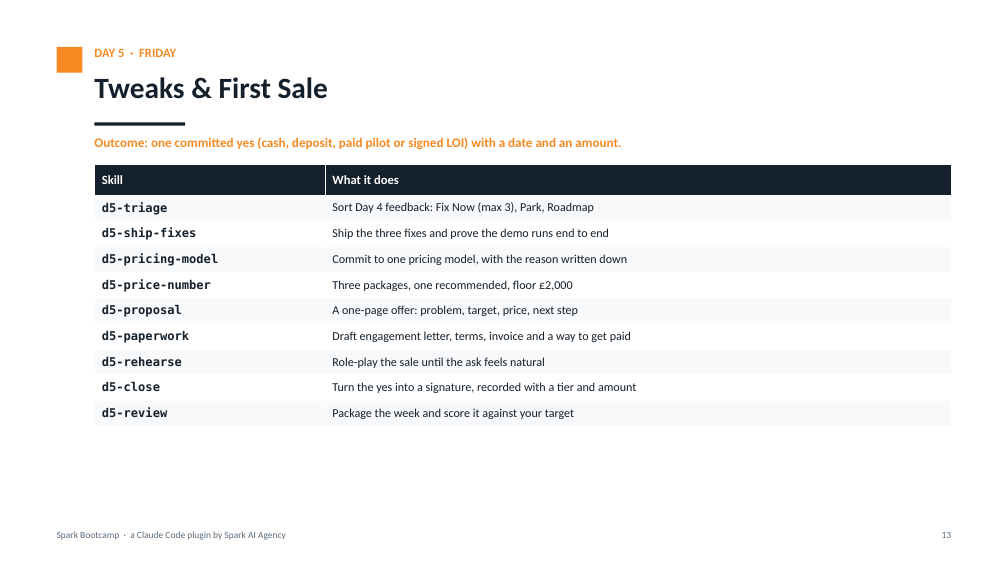
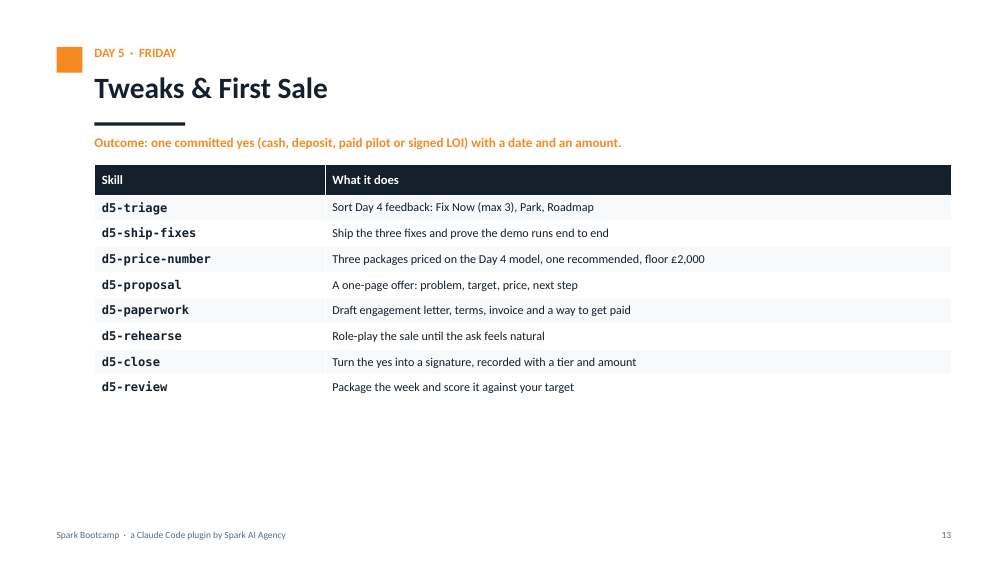
Before and after one commit to SebSparkCuriosity/5daybootcamp, a slide deck: slide 13 of docs/spark-bootcamp-overview.pptx. Drawn at 1008x567 pixels with LibreOffice and Linux fonts; fonts in the diff are those of the drawing. Boxes give left, top, right and bottom in pixels: in the first picture for what was removed or moved away, otherwise in the second. Text is boxed around its words. In the diff, an @@ line names an element or a change of style, - is before the commit and + after.

```diff
--- a/docs/spark-bootcamp-overview.pptx
+++ b/docs/spark-bootcamp-overview.pptx
@@ table at (95, 165, 951, 401) @@
-row 4: d5-pricing-model | Commit to one pricing model, with the reason written down
-row 5: d5-price-number | Three packages, one recommended, floor £2,000
+row 4: d5-price-number | Three packages priced on the Day 4 model, one recommended, floor £2,000
```
Also in this commit, not shown: 1 other slide changed, 43 other files.
